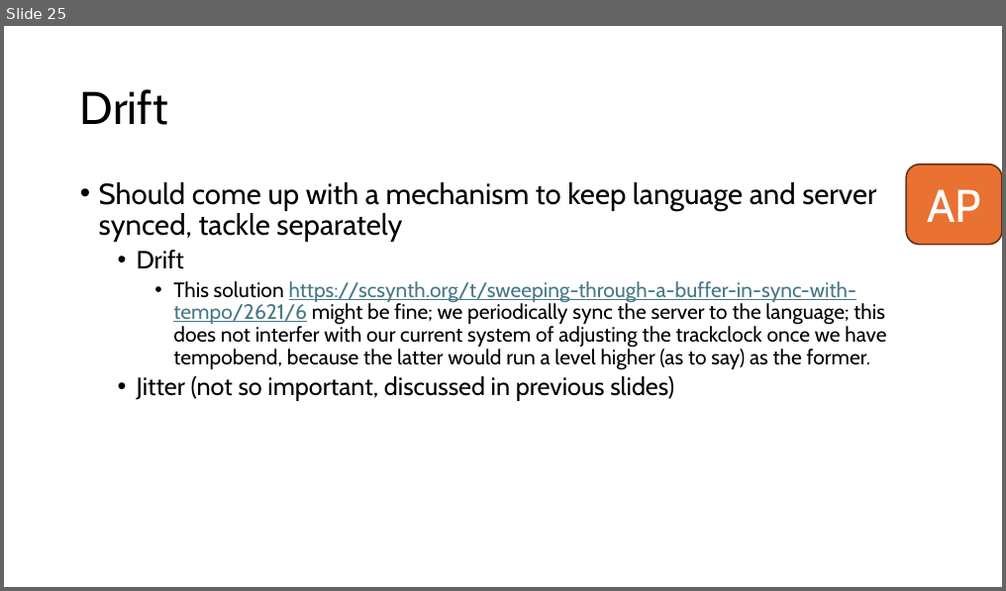
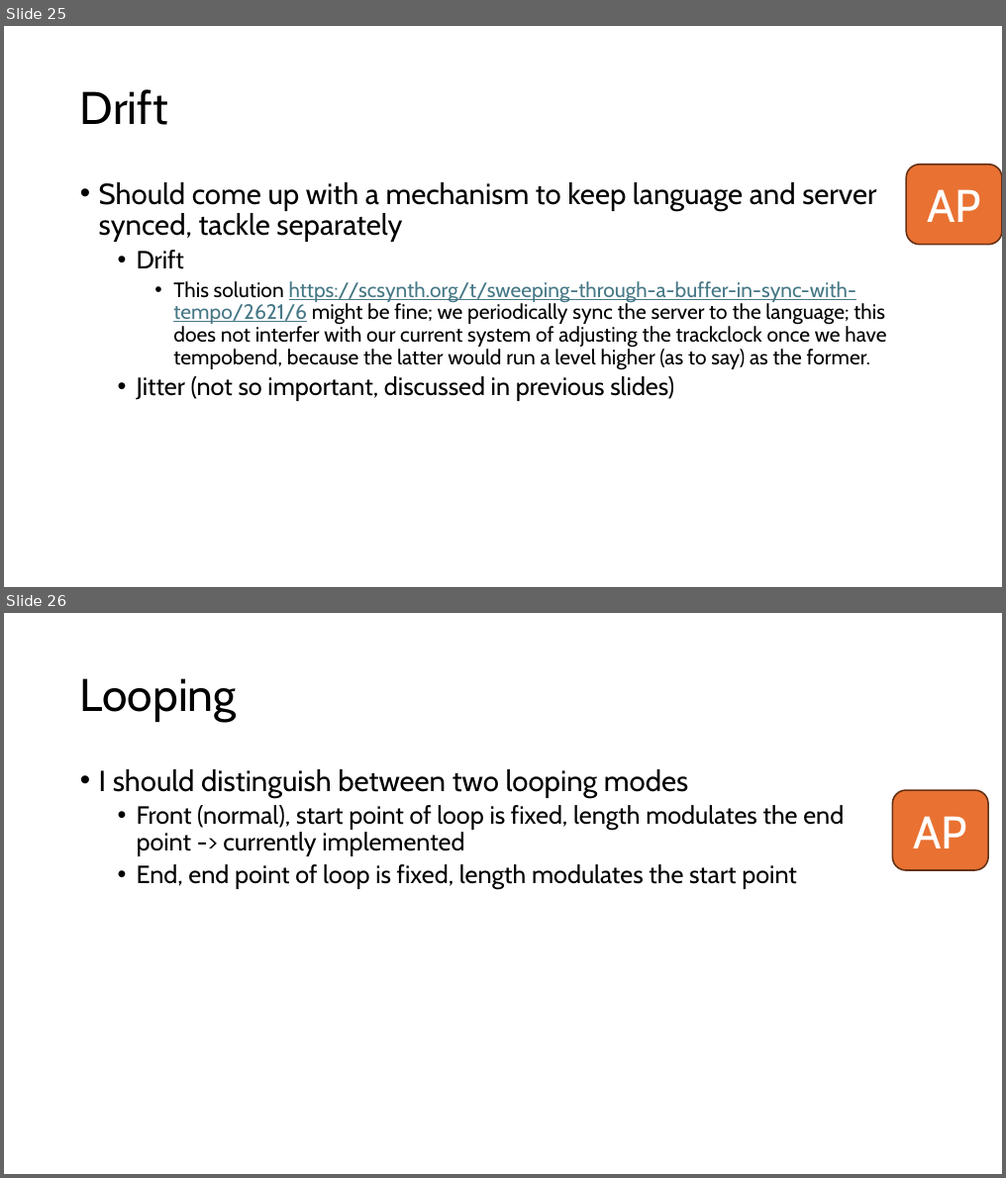
Before and after one commit to pier3100/SUDJ-peripheral, a slide deck: Design Log/DJ deck.pptx. Shown one above the other, each under a label of ours: slide 25 before the commit, slides 25 and 26 after it. The pictures are 1006x591 and 1006x1178 pixels, drawn with LibreOffice and Linux fonts; fonts in the diff are those of the drawing. Boxes give left, top, right and bottom in pixels: in the first picture for what was removed or moved away, otherwise in the second. Text is boxed around its words. In the diff, an @@ line names an element or a change of style, - is before the commit and + after.

```diff
--- a/Design Log/DJ deck.pptx
+++ b/Design Log/DJ deck.pptx
@@ slide 26 added at box(4, 613, 1002, 1174), background #FFFFFF @@
@@ title added at box(80, 678, 237, 722), 44 pt, text #000000 @@
+Looping
@@ text added at box(99, 769, 844, 889), 24 pt, text #000000 @@
+• I should distinguish between two looping modes
+  • Front (normal), start point of loop is fixed, length modulates the end point -> currently implemented
+  • End, end point of loop is fixed, length modulates the start point
@@ rounded rectangle added at box(893, 790, 988, 870), fill #E97132, outline #663216 1.5 pt, 44 pt, text #FFFFFF @@
+AP
```
Also in this commit, not shown: 5 other files.
